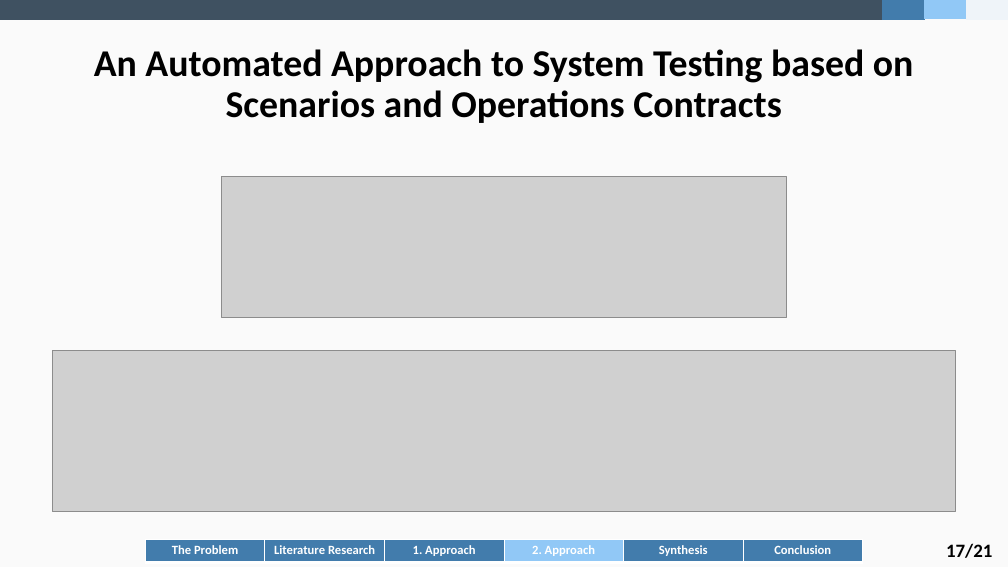
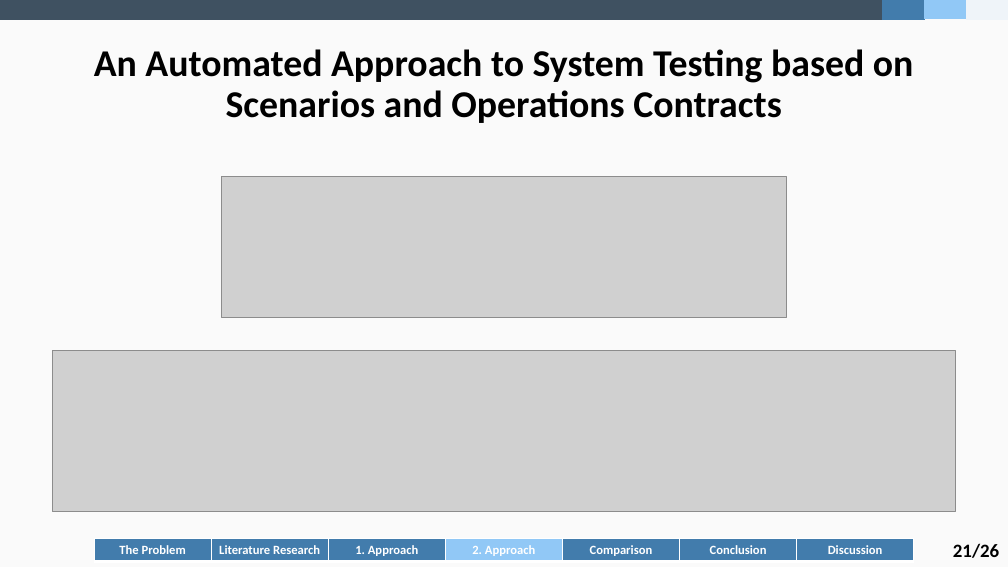
Before and after one commit to fidsusj/SWE-Seminar, a slide deck: slide 23 of doc/Final Presentation F. Hausberger.pptx (slide 19 before the commit). Drawn at 1008x567 pixels with LibreOffice and Linux fonts; fonts in the diff are those of the drawing; grey boxes stand for pictures. Boxes give left, top, right and bottom in pixels: in the first picture for what was removed or moved away, otherwise in the second. Text is boxed around its words. In the diff, an @@ line names an element or a change of style, - is before the commit and + after.

```diff
--- a/doc/Final Presentation F. Hausberger.pptx
+++ b/doc/Final Presentation F. Hausberger.pptx
@@ table at (x1=94, y1=539, x2=914, y2=562) @@
-column 5, row 1: Synthesis
+column 5, row 1: Comparison
+column 7: Discussion
@@ table resized from (x1=145, y1=539, x2=862, y2=562) to (x1=94, y1=539, x2=914, y2=562) @@
@@ text at (x1=953, y1=543, x2=999, y2=558): text changed @@
-17/21
+21/26
```
Also in this commit, not shown: 21 other slides changed, 6 slides added, 2 slides removed, 4 other files.
